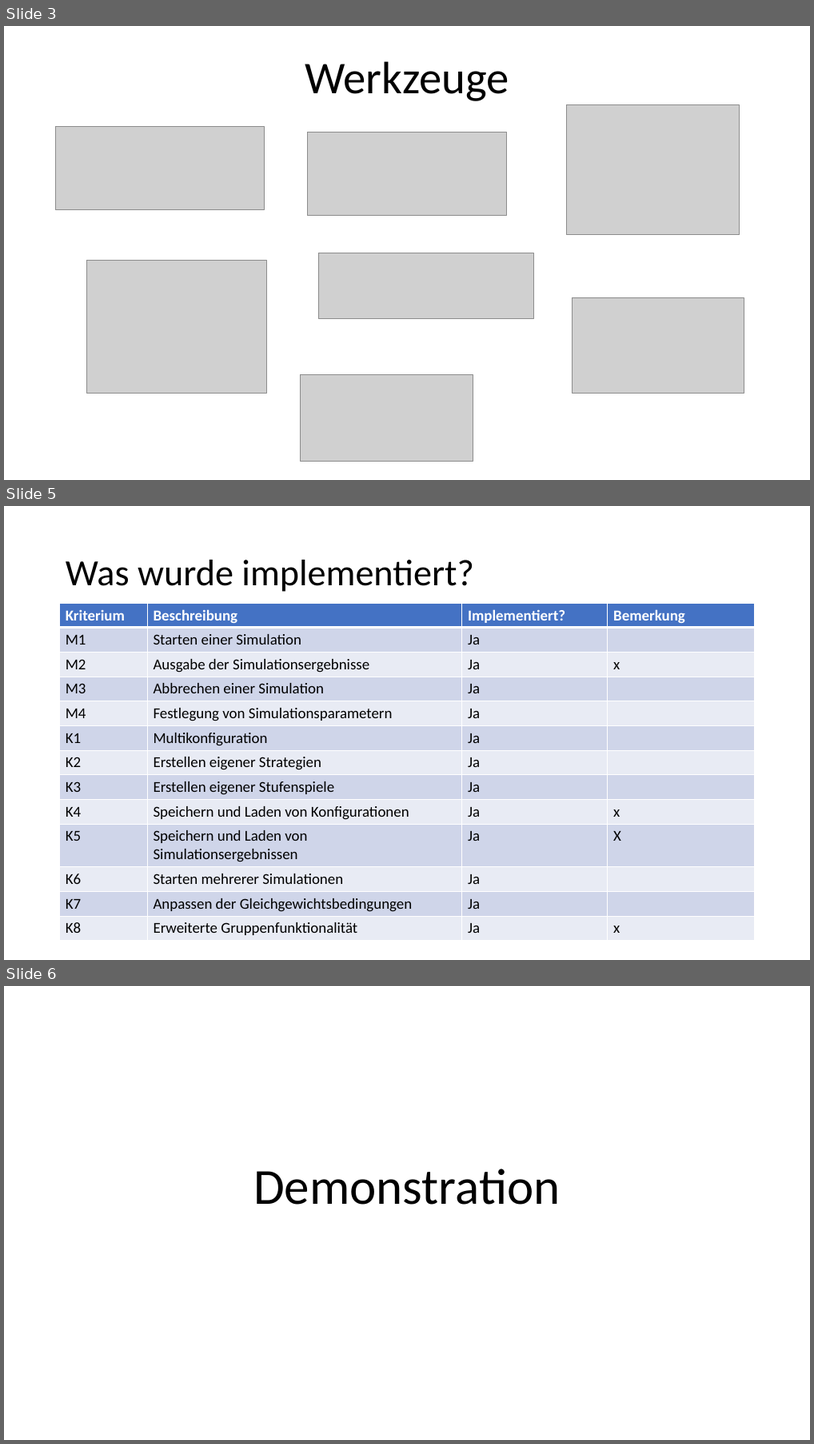
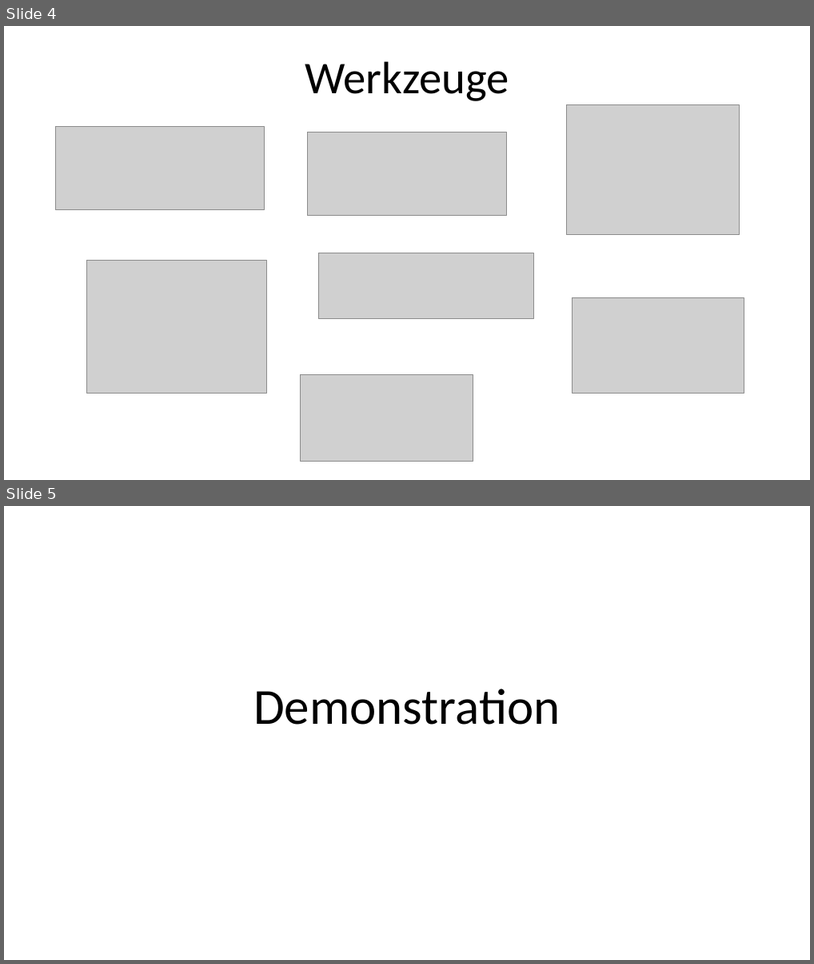
Before and after one commit to ChristianSchorr/repeated_games_pse, a slide deck: Dokumente/Implementierung/Präsentation/Präsentation.pptx. Shown one above the other, each under a label of ours: slides 3, 5 and 6 before the commit, slides 4 and 5 after it; the slides between them are not shown. The pictures are 814x1444 and 814x964 pixels, drawn with LibreOffice and Linux fonts; fonts in the diff are those of the drawing; grey boxes stand for pictures. Boxes give left, top, right and bottom in pixels: in the first picture for what was removed or moved away, otherwise in the second. Text is boxed around its words. In the diff, an @@ line names an element or a change of style, - is before the commit and + after.

```diff
--- a/Dokumente/Implementierung/Präsentation/Präsentation.pptx
+++ b/Dokumente/Implementierung/Präsentation/Präsentation.pptx
@@ slide 5 removed at (x1=4, y1=506, x2=810, y2=960), background #FFFFFF @@
@@ title removed at (x1=66, y1=560, x2=474, y2=592) @@
-Was wurde implementiert?
@@ table removed at (x1=60, y1=603, x2=755, y2=940), 13 rows, 4 columns @@
-Kriterium | Beschreibung | Implementiert? | Bemerkung
-M1 | Starten einer Simulation | Ja | 
-M2 | Ausgabe der Simulationsergebnisse | Ja | x
-M3 | Abbrechen einer Simulation | Ja | 
-M4 | Festlegung von Simulationsparametern | Ja | 
-K1 | Multikonfiguration | Ja | 
-K2 | Erstellen eigener Strategien | Ja | 
-K3 | Erstellen eigener Stufenspiele | Ja | 
-K4 | Speichern und Laden von Konfigurationen | Ja | x
-K5 | Speichern und Laden von Simulationsergebnissen | Ja | X
-K6 | Starten mehrerer Simulationen | Ja | 
-K7 | Anpassen der Gleichgewichtsbedingungen | Ja | 
-K8 | Erweiterte Gruppenfunktionalität | Ja | x
@@ what was slide 3 is now slide 4 @@
@@ what was slide 6 is now slide 5 @@
```
Also in this commit, not shown: 1 slide changed, 1 slide added, 1 other slide removed.
